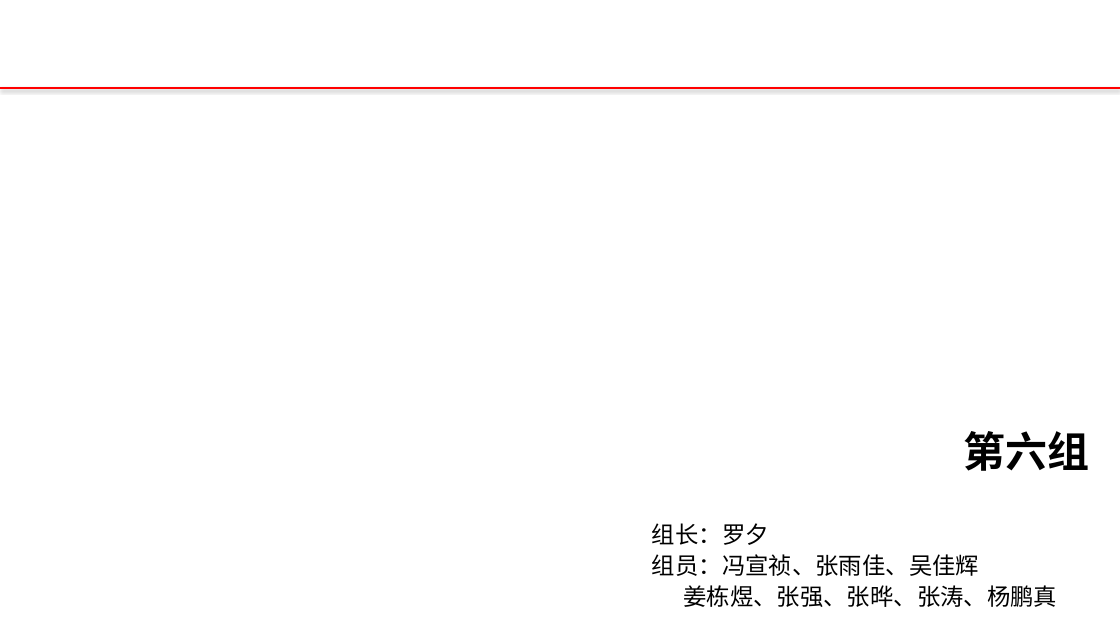
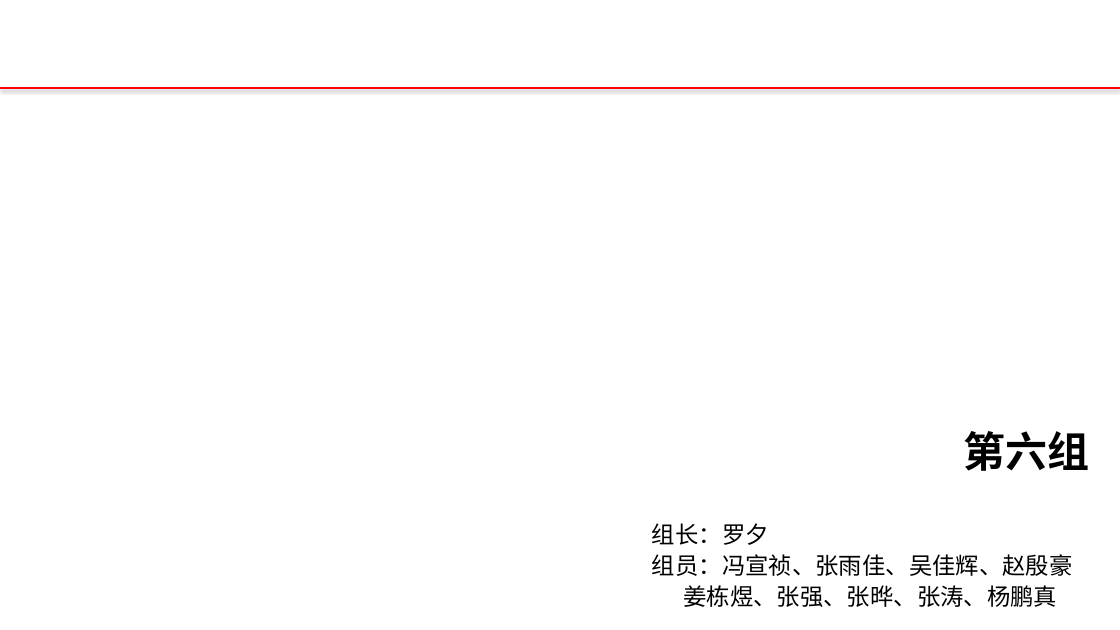
Before and after one commit to 12301068JiangDongyu/Uplan, a slide deck: slide 1 of doc/联通公务车管理系统.pptx. Drawn at 1120x630 pixels with LibreOffice and Linux fonts; fonts in the diff are those of the drawing; background and template pictures are left out. Boxes give left, top, right and bottom in pixels: in the first picture for what was removed or moved away, otherwise in the second. Text is boxed around its words. In the diff, an @@ line names an element or a change of style, - is before the commit and + after.

```diff
--- a/doc/联通公务车管理系统.pptx
+++ b/doc/联通公务车管理系统.pptx
@@ text at [652, 554, 1073, 576]: text changed @@
-组员：冯宣祯、张雨佳、吴佳辉
+组员：冯宣祯、张雨佳、吴佳辉、赵殷豪
```
Also in this commit, not shown: 5 other slides changed, 1 slide removed, 7 other files.
